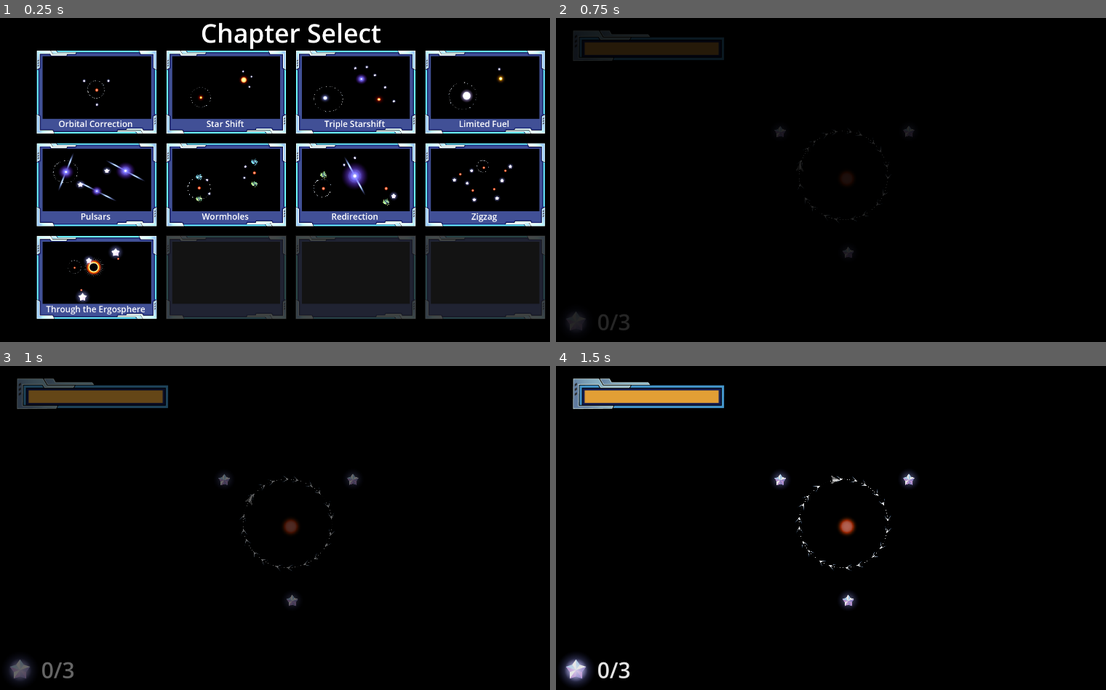
Above: before the commit, frames 1-4 (two rows, left to right).
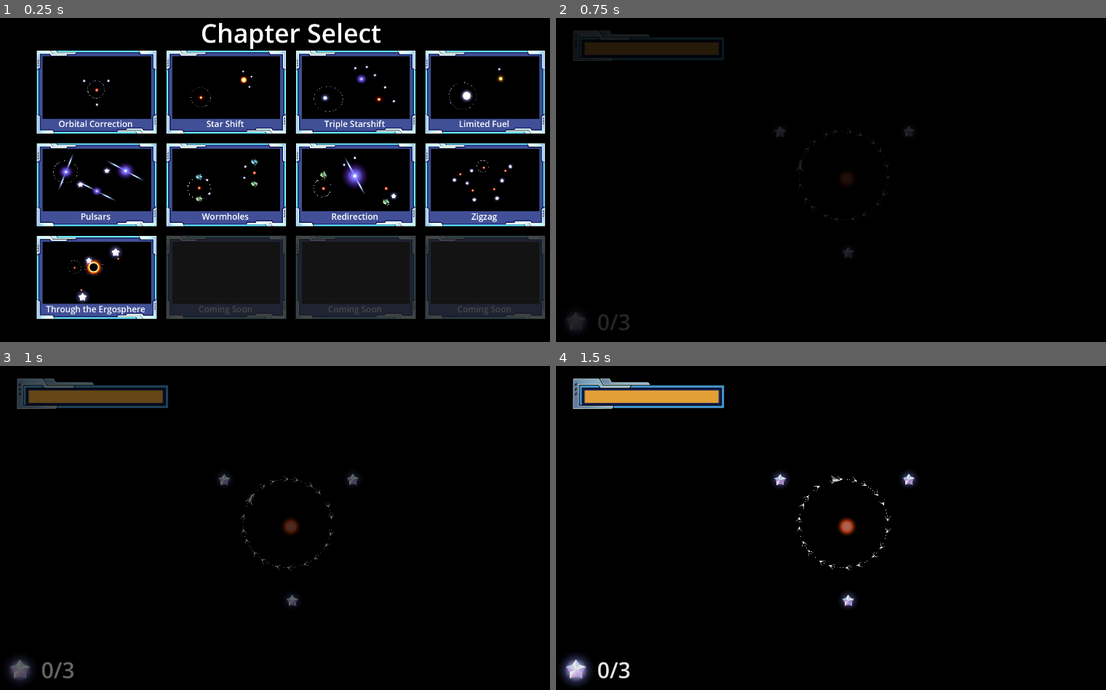
Above: after the commit, the same moments.

Repository: revanj/AstronautAndOrbit
Game: Godot game, scene res://Scenes/ChapterSelect.tscn
Same seed, same stepped clock (60 frames per second), same inputs: the game is played once before the commit and once after it. This scene is started directly instead of the project's main scene. The engine's default icon, where the game draws it, is replaced by a stand-in: a white triangle on a blue panel in a dark square.
Inputs (mouse positions are in pixels of both pictures, inside the frame that each line leads up to):
- Up to frame 1 (0.25 s): no input
- Up to frame 2 (0.75 s): click (655, 92) at 0.52 s
- Up to frame 3 (1 s): no input
- Up to frame 4 (1.5 s): move the mouse to (974, 511) at 1.27 s; hold D (thruster_right_turn) from 1.28 s (still down); click (974, 511) at 1.42 s

The runs differ from the first frame. In frame 1, 0.2% of the frame differs, in the area x 36-93%, y 88-92%; in frame 2, nothing differs; in frame 3, nothing differs; in frame 4, nothing differs.

Commit message:
add button sounds, layout pause menu

Diff:
--- a/Prefabs/UI/LevelSelectPanel.tscn
+++ b/Prefabs/UI/LevelSelectPanel.tscn
@@ -25,7 +25,6 @@
 theme = ExtResource("1_bswdd")
 script = ExtResource("2_0forn")
 placeholder_texture = ExtResource("3_5a7al")
-level_description = null
 
 [node name="MarginContainer" type="MarginContainer" parent="."]
 layout_mode = 1
--- a/Prefabs/UI/UI.tscn
+++ b/Prefabs/UI/UI.tscn
@@ -1,10 +1,14 @@
-[gd_scene load_steps=6 format=3 uid="uid://d2docaei0vhfr"]
+[gd_scene load_steps=10 format=3 uid="uid://d2docaei0vhfr"]
 
 [ext_resource type="Script" path="res://Scripts/UI.gd" id="1_ukvjj"]
 [ext_resource type="PackedScene" uid="uid://blcdi8y5tplqc" path="res://Prefabs/UI/DialogueBox.tscn" id="2_fb0ex"]
 [ext_resource type="PackedScene" uid="uid://cpsqvdopnkhmy" path="res://Prefabs/CrystalCollect.tscn" id="3_d2oqe"]
-[ext_resource type="Texture2D" uid="uid://dun23vxn2v24p" path="res://Art/FuelBar.png" id="4_w1uil"]
-[ext_resource type="Texture2D" uid="uid://dy0ohkdf3i38c" path="res://Art/FuelBarFill.png" id="6_fbtm0"]
+[ext_resource type="Texture2D" uid="uid://dun23vxn2v24p" path="res://Art/UI/FuelBar.png" id="4_w1uil"]
+[ext_resource type="Theme" uid="uid://bqoweilw2b87q" path="res://Art/Resources/ui_theme.tres" id="6_7na6t"]
+[ext_resource type="Texture2D" uid="uid://dy0ohkdf3i38c" path="res://Art/UI/FuelBarFill.png" id="6_fbtm0"]
+[ext_resource type="Texture2D" uid="uid://e4i5dht11pos" path="res://Art/UI/Button_Restart.png" id="7_3iq7j"]
+[ext_resource type="Texture2D" uid="uid://i808623te46a" path="res://Art/UI/Button_Play.png" id="8_dybcy"]
+[ext_resource type="Texture2D" uid="uid://dp6fmykk41xpb" path="res://Art/UI/Button_Menu.png" id="9_unqs6"]
 
 [node name="UI" type="CanvasLayer"]
 script = ExtResource("1_ukvjj")
@@ -39,3 +43,58 @@
 grow_horizontal = 2
 grow_vertical = 2
 color = Color(0, 0, 0, 0)
+
+[node name="PauseMenu" type="Panel" parent="."]
+visible = false
+anchors_preset = 8
+anchor_left = 0.5
+anchor_top = 0.5
+anchor_right = 0.5
+anchor_bottom = 0.5
+offset_left = -422.5
+offset_top = -187.5
+offset_right = 422.5
+offset_bottom = 187.5
+grow_horizontal = 2
+grow_vertical = 2
+theme = ExtResource("6_7na6t")
+
+[node name="Label" type="Label" parent="PauseMenu"]
+layout_mode = 1
+anchors_preset = 10
+anchor_right = 1.0
+offset_bottom = 110.0
+grow_horizontal = 2
+theme_override_font_sizes/font_size = 70
+text = "Paused"
+horizontal_alignment = 1
+
+[node name="HBoxContainer" type="HBoxContainer" parent="PauseMenu"]
+layout_mode = 1
+anchors_preset = 8
+anchor_left = 0.5
+anchor_top = 0.5
+anchor_right = 0.5
+anchor_bottom = 0.5
+offset_left = -361.5
+offset_top = -59.0
+offset_right = 361.5
+offset_bottom = 120.0
+grow_horizontal = 2
+grow_vertical = 2
+theme_override_constants/separation = 60
+
+[node name="Button3" type="TextureButton" parent="PauseMenu/HBoxContainer"]
+custom_minimum_size = Vector2(200, 0)
+layout_mode = 2
+texture_normal = ExtResource("7_3iq7j")
+
+[node name="Button2" type="TextureButton" parent="PauseMenu/HBoxContainer"]
+custom_minimum_size = Vector2(200, 0)
+layout_mode = 2
+texture_normal = ExtResource("8_dybcy")
+
+[node name="Button" type="TextureButton" parent="PauseMenu/HBoxContainer"]
+custom_minimum_size = Vector2(200, 0)
+layout_mode = 2
+texture_normal = ExtResource("9_unqs6")
--- a/Scenes/ChapterSelect.tscn
+++ b/Scenes/ChapterSelect.tscn
@@ -111,14 +111,11 @@
 [node name="Panel10" parent="VSplitContainer/ScrollContainer/MarginContainer/GridContainer" instance=ExtResource("1_f7xqw")]
 layout_mode = 2
 disabled = true
-level_description = ""
 
 [node name="Panel11" parent="VSplitContainer/ScrollContainer/MarginContainer/GridContainer" instance=ExtResource("1_f7xqw")]
 layout_mode = 2
 disabled = true
-level_description = ""
 
 [node name="Panel12" parent="VSplitContainer/ScrollContainer/MarginContainer/GridContainer" instance=ExtResource("1_f7xqw")]
 layout_mode = 2
 disabled = true
-level_description = ""
Binary file added: Art/UI/Button_Menu.png
Not shown, added: Art/UI/Button_Menu.png.import
Binary file added: Art/UI/Button_Play.png
Not shown, added: Art/UI/Button_Play.png.import
Binary file added: Art/UI/Button_Restart.png
Not shown, added: Art/UI/Button_Restart.png.import
Not shown, added: Sounds/Buttons/Scifi UI Button .wav.import
Not shown, added: Sounds/Buttons/Scifi UI Button 2 .wav.import
Not shown, added: Sounds/Buttons/Scifi UI Button 3 .wav.import
Not shown, added: Sounds/Buttons/Scifi UI Button .wav
Not shown, added: Sounds/Buttons/Scifi UI Button 2 .wav
Not shown, added: Sounds/Buttons/Scifi UI Button 3 .wav
